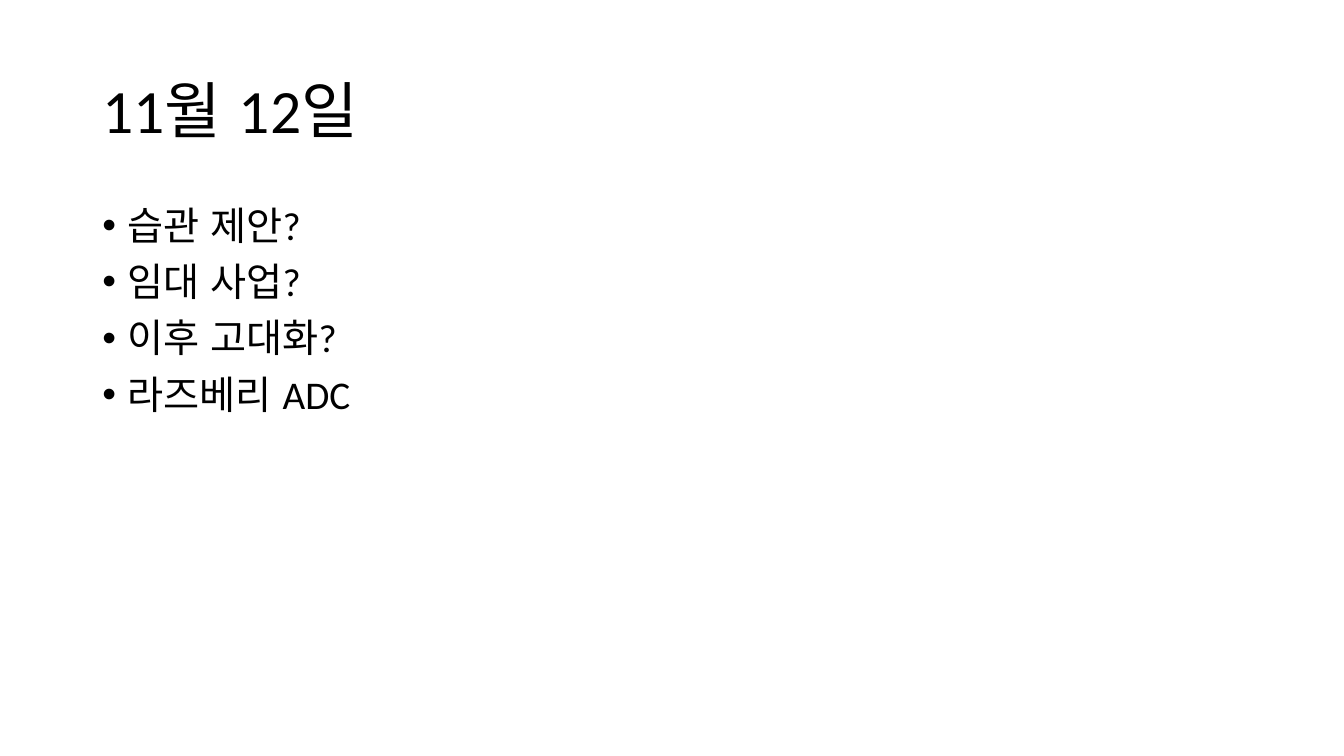
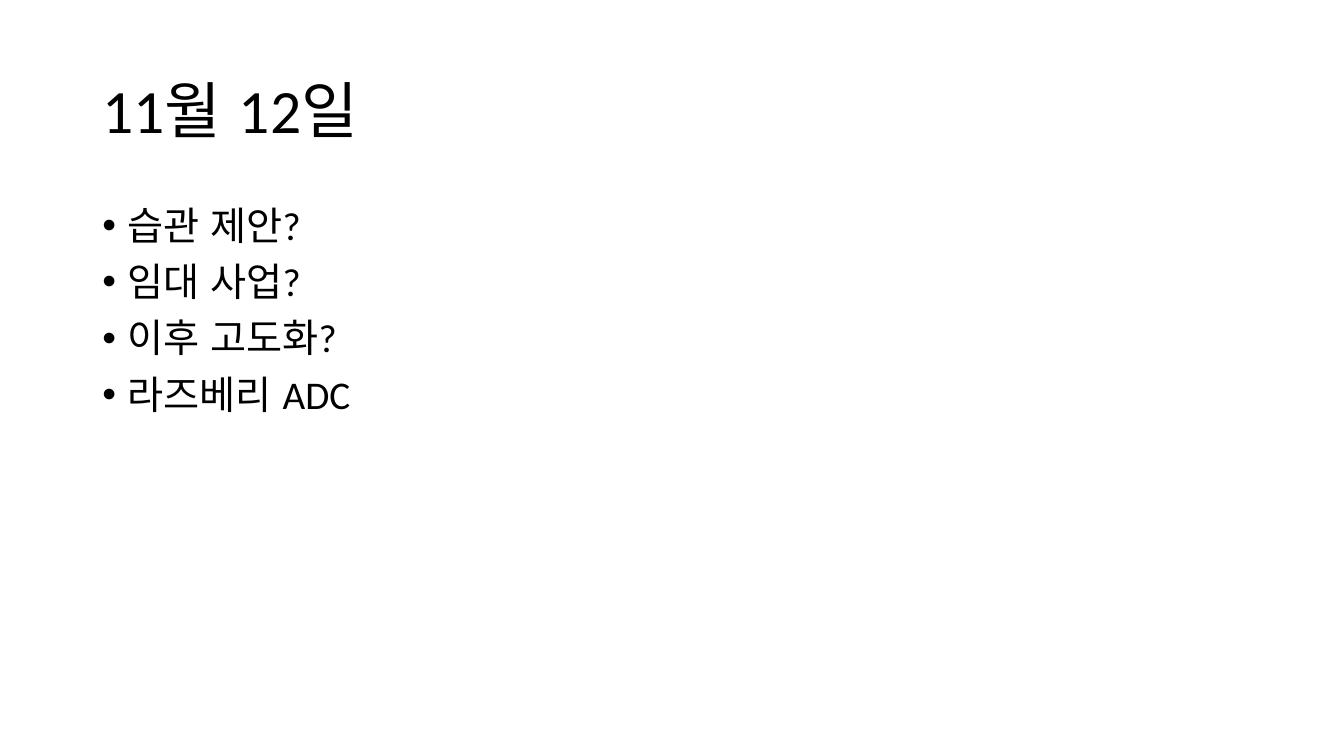
Before and after one commit to headring/Sleeptionary, a slide deck: slide 13 of Sleeping_Analysis.pptx. Drawn at 1344x756 pixels with LibreOffice and Linux fonts; fonts in the diff are those of the drawing. Boxes give left, top, right and bottom in pixels: in the first picture for what was removed or moved away, otherwise in the second. Text is boxed around its words. In the diff, an @@ line names an element or a change of style, - is before the commit and + after.

```diff
--- a/Sleeping_Analysis.pptx
+++ b/Sleeping_Analysis.pptx
@@ text at (128, 319, 337, 355): text changed @@
-• 이후 고대화?
+• 이후 고도화?
```
Also in this commit, not shown: 5 other slides changed.
